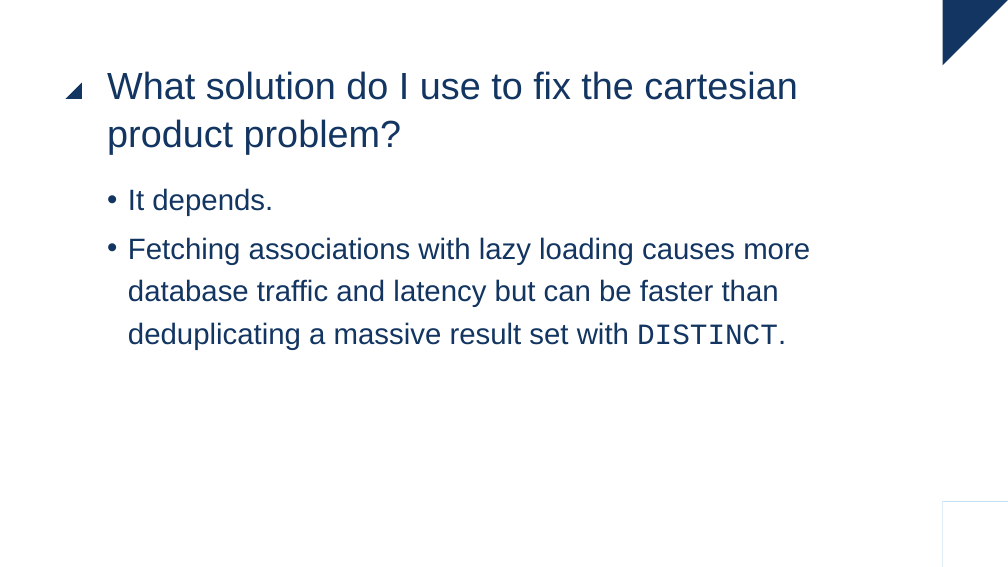
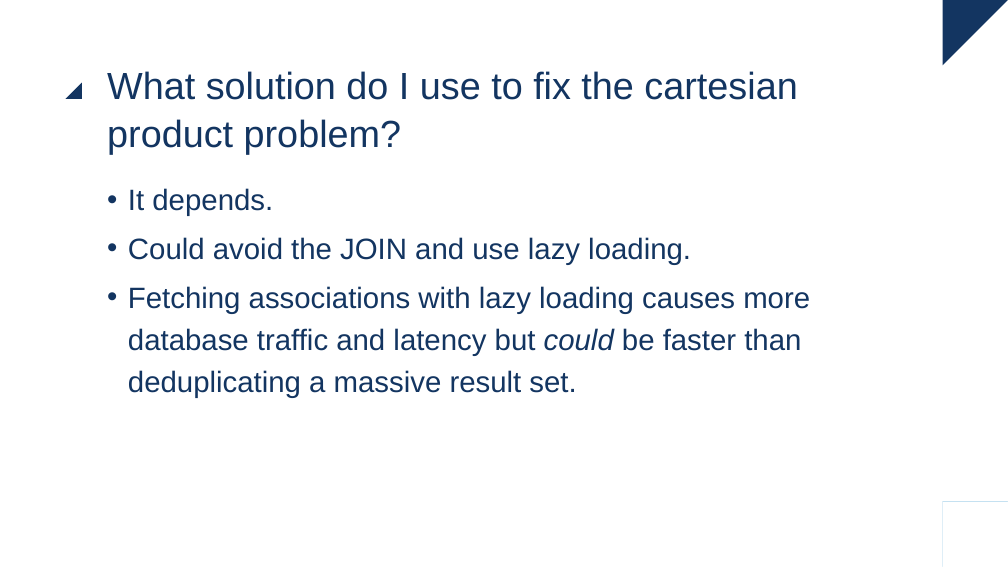
Before and after one commit to raoulvdberge/jpa-with-hibernate, a slide deck: slide 41 of slides.pptx. Drawn at 1008x567 pixels with LibreOffice and Linux fonts; fonts in the diff are those of the drawing. Boxes give left, top, right and bottom in pixels: in the first picture for what was removed or moved away, otherwise in the second. Text is boxed around its words. In the diff, an @@ line names an element or a change of style, - is before the commit and + after.

```diff
--- a/slides.pptx
+++ b/slides.pptx
@@ text at [128, 237, 810, 398]: text changed @@
-• Fetching associations with lazy loading causes more database traffic and latency but can be faster than deduplicating a massive result set with DISTINCT.
+• Could avoid the JOIN and use lazy loading.
+• Fetching associations with lazy loading causes more database traffic and latency but could be faster than deduplicating a massive result set.
```
Also in this commit, not shown: 1 other slide changed, 1 slide removed, 16 other files.
